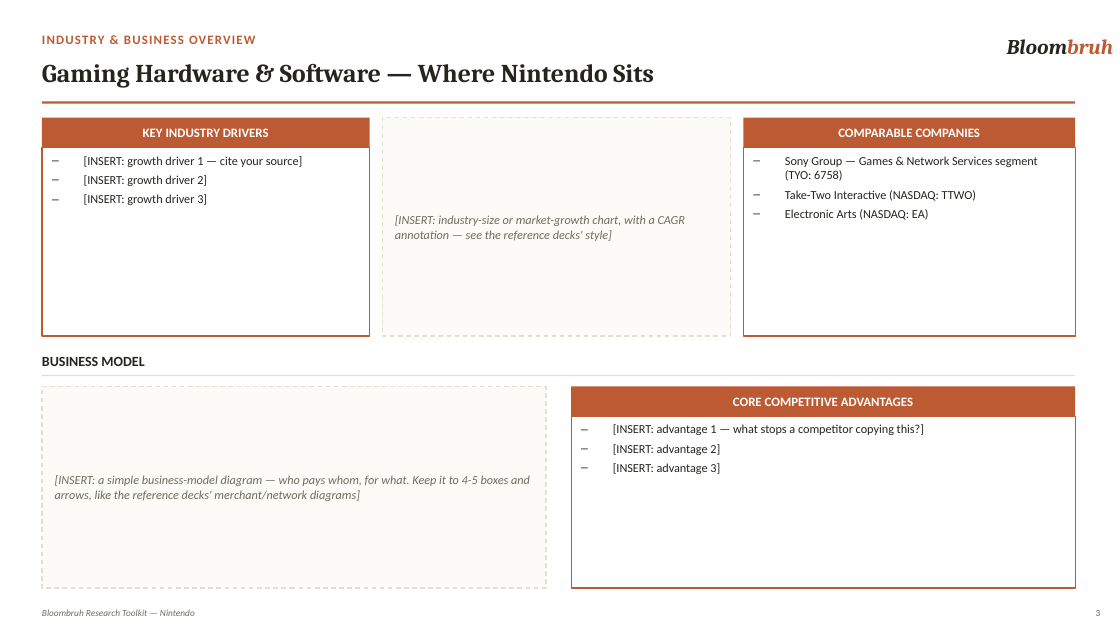
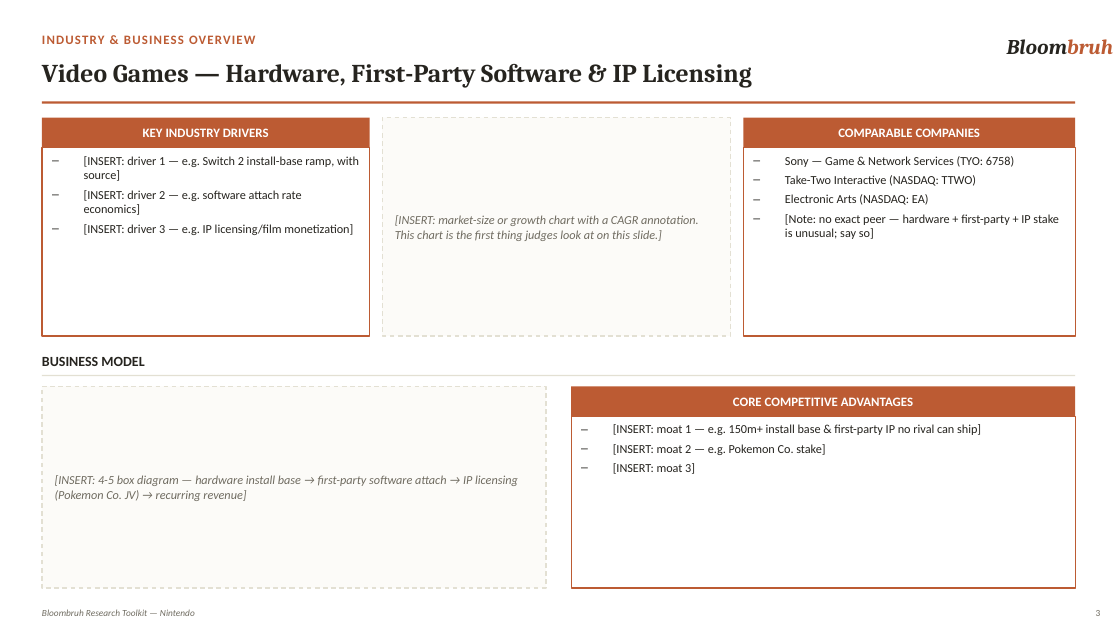
Before and after one commit to hopeful-chicken/Bloombruh, a slide deck: slide 3 of src/data/pitch-templates/nintendo.pptx. Drawn at 1120x630 pixels with LibreOffice and Linux fonts; fonts in the diff are those of the drawing. Boxes give left, top, right and bottom in pixels: in the first picture for what was removed or moved away, otherwise in the second. Text is boxed around its words. In the diff, an @@ line names an element or a change of style, - is before the commit and + after.

```diff
--- a/src/data/pitch-templates/nintendo.pptx
+++ b/src/data/pitch-templates/nintendo.pptx
@@ text at [42,64,752,87]: text changed @@
-Gaming Hardware & Software — Where Nintendo Sits
+Video Games — Hardware, First-Party Software & IP Licensing
@@ text at [84,156,359,235]: text changed @@
-– [INSERT: growth driver 1 — cite your source]
-– [INSERT: growth driver 2]
-– [INSERT: growth driver 3]
+– [INSERT: driver 1 — e.g. Switch 2 install-base ramp, with source]
+– [INSERT: driver 2 — e.g. software attach rate economics]
+– [INSERT: driver 3 — e.g. IP licensing/film monetization]
@@ text at [785,156,1014,167]: text changed @@
-– Sony Group — Games & Network Services segment (TYO: 6758)
+– Sony — Game & Network Services (TYO: 6758)
@@ text at [395,215,699,241]: text changed @@
-[INSERT: industry-size or market-growth chart, with a CAGR annotation — see the reference decks' style]
+[INSERT: market-size or growth chart with a CAGR annotation. This chart is the first thing judges look at on this slide.]
@@ text at [785,214,1059,239]: paragraph added @@
+– [Note: no exact peer — hardware + first-party + IP stake is unusual; say so]
@@ text at [613,424,981,474]: text changed @@
-– [INSERT: advantage 1 — what stops a competitor copying this?]
-– [INSERT: advantage 2]
-– [INSERT: advantage 3]
+– [INSERT: moat 1 — e.g. 150m+ install base & first-party IP no rival can ship]
+– [INSERT: moat 2 — e.g. Pokemon Co. stake]
+– [INSERT: moat 3]
@@ text at [55,475,518,501]: text changed @@
-[INSERT: a simple business-model diagram — who pays whom, for what. Keep it to 4-5 boxes and arrows, like the reference decks' merchant/network diagrams]
+[INSERT: 4-5 box diagram — hardware install base → first-party software attach → IP licensing (Pokemon Co. JV) → recurring revenue]
```
Also in this commit, not shown: 9 other slides changed, 4 slides added, 18 other files.
